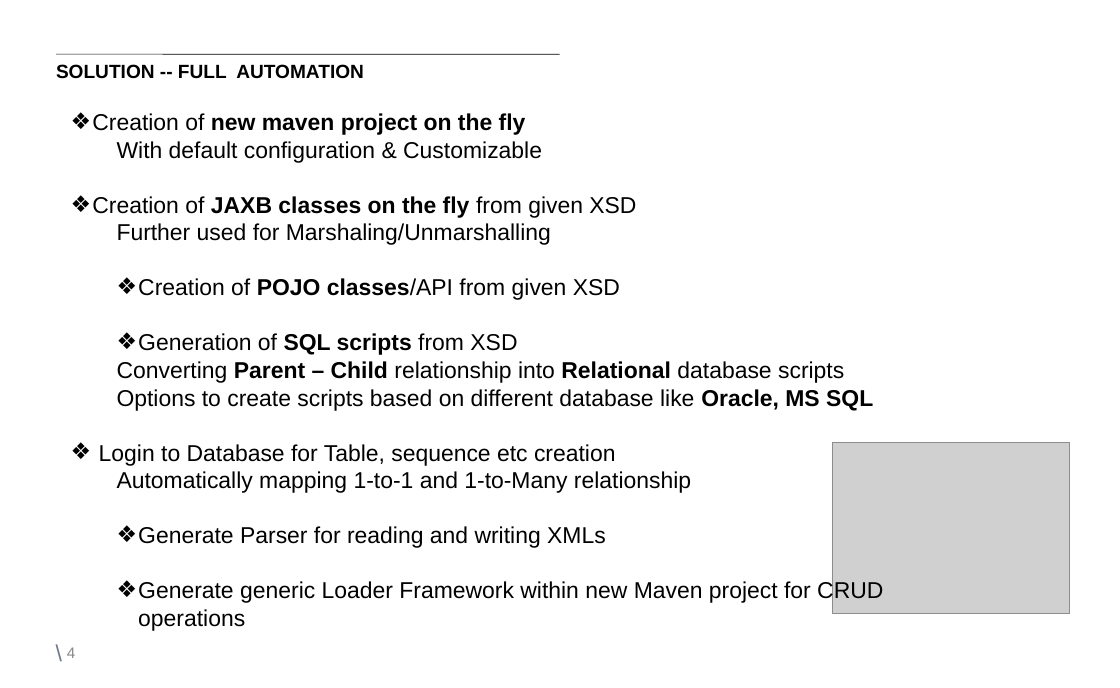
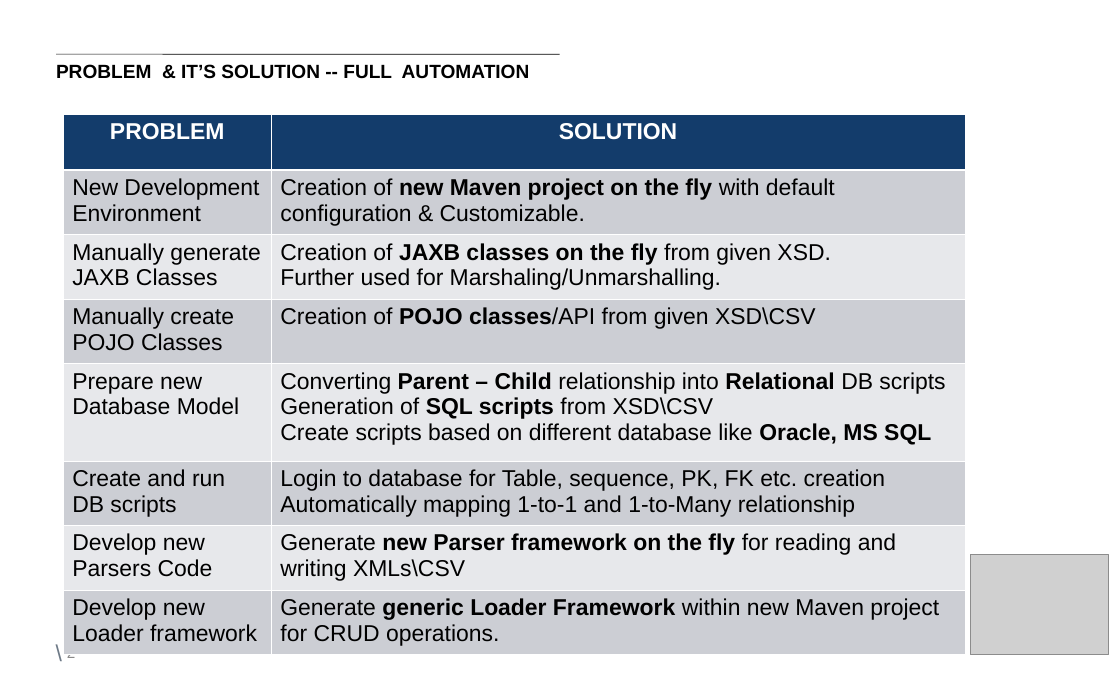
Before and after one commit to nitinsingh008/XML-Analytics, a slide deck: slide 2 of Document/XAP/Markit Technovation-XAP Final- 1.0v.ppt (slide 4 before the commit). Drawn at 1120x688 pixels with LibreOffice and Linux fonts; fonts in the diff are those of the drawing; grey boxes stand for pictures; background and template pictures are left out. Boxes give left, top, right and bottom in pixels: in the first picture for what was removed or moved away, otherwise in the second. Text is boxed around its words. In the diff, an @@ line names an element or a change of style, - is before the commit and + after.

```diff
--- a/Document/XAP/Markit Technovation-XAP Final- 1.0v.ppt
+++ b/Document/XAP/Markit Technovation-XAP Final- 1.0v.ppt
@@ title at (x1=56, y1=64, x2=530, y2=79): text changed @@
-SOLUTION -- FULL AUTOMATION
+PROBLEM & IT’S SOLUTION -- FULL AUTOMATION
@@ table added at (x1=63, y1=114, x2=965, y2=654), 8 rows, 2 columns @@
+PROBLEM | SOLUTION
+New Development Environment | Creation of new Maven project on the fly with default configuration & Customizable.
+Manually generate JAXB Classes | Creation of JAXB classes on the fly from given XSD. / Further used for Marshaling/Unmarshalling.
+Manually create POJO Classes | Creation of POJO classes/API from given XSD\CSV
+Prepare new Database Model | Converting Parent – Child relationship into Relational DB scripts / Generation of SQL scripts from XSD\CSV / Create scripts based on different database like Oracle, MS SQL
+Create and run DB scripts | Login to database for Table, sequence, PK, FK etc. creation / Automatically mapping 1-to-1 and 1-to-Many relationship
+Develop new Parsers Code | Generate new Parser framework on the fly for reading and writing XMLs\CSV
+Develop new Loader framework | Generate generic Loader Framework within new Maven project for CRUD operations.
@@ text removed at (x1=92, y1=113, x2=883, y2=631) @@
-❖ Creation of new maven project on the fly
-  With default configuration & Customizable
-❖ Creation of JAXB classes on the fly from given XSD
-  Further used for Marshaling/Unmarshalling
-❖ Creation of POJO classes/API from given XSD
-❖ Generation of SQL scripts from XSD
-  Converting Parent – Child relationship into Relational database scripts
-  Options to create scripts based on different database like Oracle, MS SQL
-❖ Login to Database for Table, sequence etc creation
-  Automatically mapping 1-to-1 and 1-to-Many relationship
-❖ Generate Parser for reading and writing XMLs
-❖ Generate generic Loader Framework within new Maven project for CRUD operations
@@ picture resized from (x1=832, y1=442, x2=1069, y2=613) to (x1=970, y1=555, x2=1108, y2=655) @@
@@ page number at (x1=67, y1=654, x2=75, y2=661): text changed @@
-4
+2
```
Also in this commit, not shown: 4 other slides changed, 1 slide added, 3 slides removed, 1 other file.
